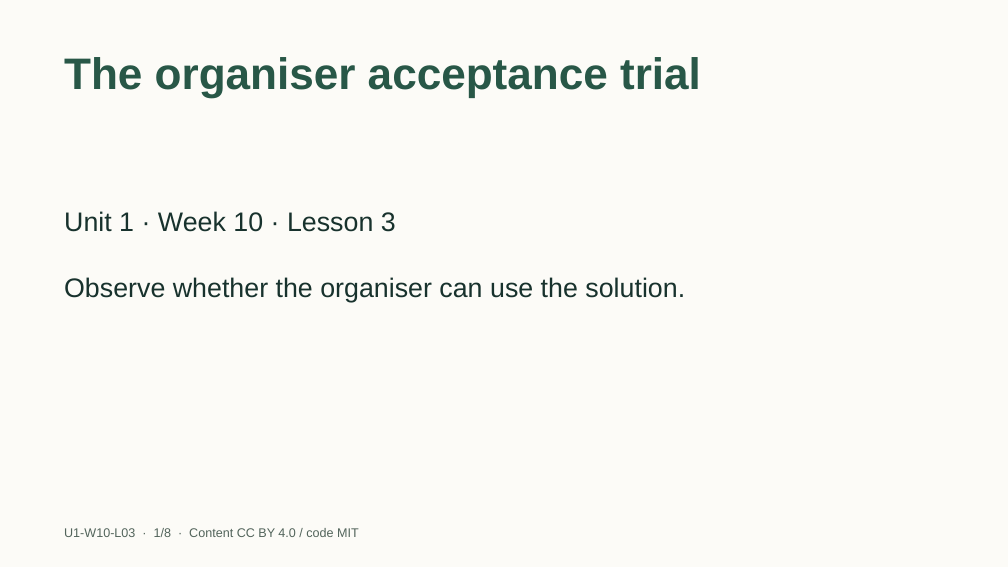
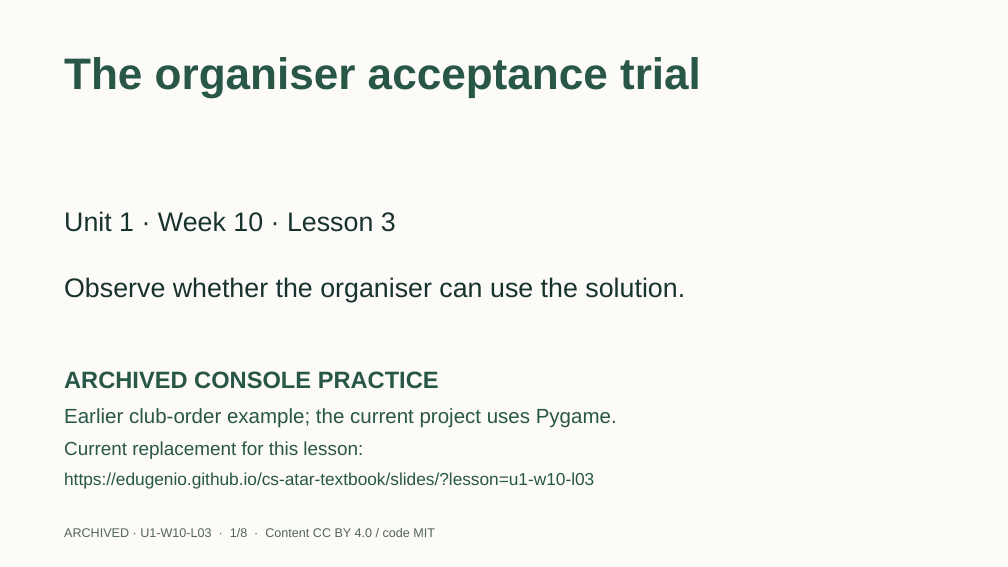
Before and after one commit to EdugenIO/cs-atar-textbook, a slide deck: slide 1 of dist/legacy-projects/slides/u1-w10-l03.pptx. Drawn at 1008x567 pixels with LibreOffice and Linux fonts; fonts in the diff are those of the drawing. Boxes give left, top, right and bottom in pixels: in the first picture for what was removed or moved away, otherwise in the second. Text is boxed around its words. In the diff, an @@ line names an element or a change of style, - is before the commit and + after.

Commit message:
Label retained console PowerPoints as archived (S03)

```diff
--- a/dist/legacy-projects/slides/u1-w10-l03.pptx
+++ b/dist/legacy-projects/slides/u1-w10-l03.pptx
@@ text added at (x1=64, y1=371, x2=439, y2=389), 22.5 pt, text #285747, bold @@
+ARCHIVED CONSOLE PRACTICE
@@ text added at (x1=64, y1=408, x2=617, y2=428), 19.5 pt, text #285747 @@
+Earlier club-order example; the current project uses Pygame.
@@ text added at (x1=64, y1=441, x2=363, y2=459), 18 pt, text #285747 @@
+Current replacement for this lesson:
@@ text added at (x1=64, y1=472, x2=594, y2=489), 16.5 pt, text #285747 @@
+https://edugenio.github.io/cs-atar-textbook/slides/?lesson=u1-w10-l03
@@ text at (x1=64, y1=528, x2=435, y2=537): text changed @@
-U1-W10-L03 · 1/8 · Content CC BY 4.0 / code MIT
+ARCHIVED · U1-W10-L03 · 1/8 · Content CC BY 4.0 / code MIT
```
Also in this commit, not shown: 7 other slides changed, 16 other files.
